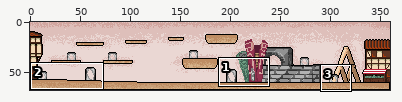
File history of a sprite sheet, assets/sprite/biscuitlandrefined.png. Above, an overview of the earlier version with the close-up marked.
Close-up. Before:
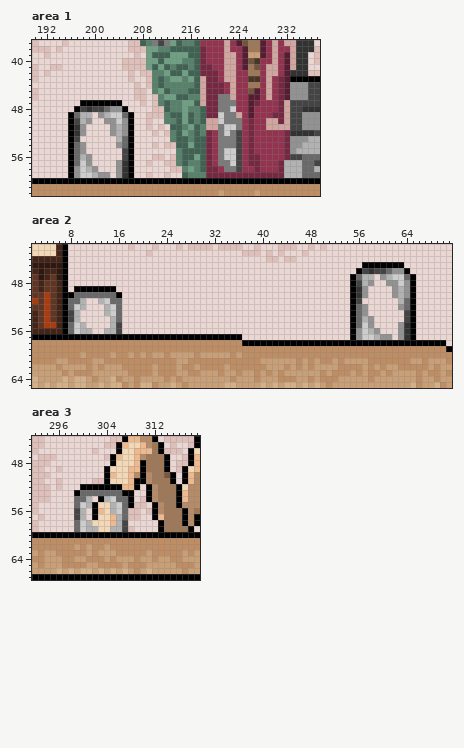
The file is 360x68 pixels. Colours within 5 levels of each other are drawn and written as one. Shown: area 1: x 190..237, y 37..62; area 2: x 2..71, y 42..65; area 3: x 292..319, y 44..67.
New version:
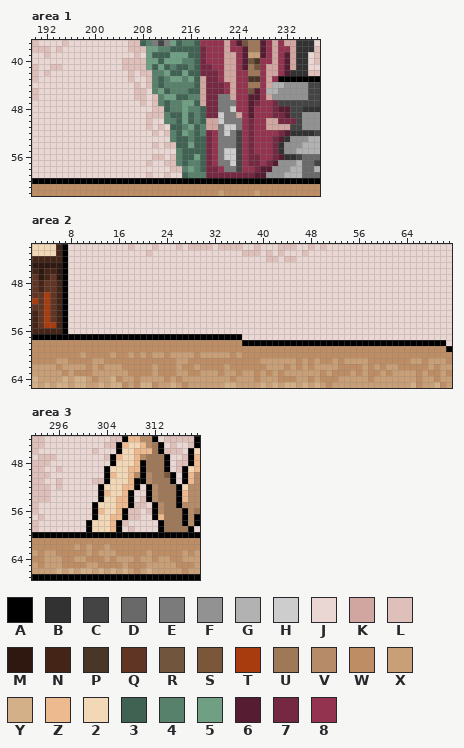
Palette (. is transparent): A #000000  B #323232  C #444444  D #696969  E #7b7b7b  F #929292  G #b2b2b2  H #cdcdcd  J #ead7d3  K #d2a6a0  L #debfba  M #2e180f  N #442417  P #493626  Q #603523  R #72553d  S #7b5739  T #a83c0e  U #9f7858  V #b68b67  W #be8d64  X #c99f77  Y #d4b089  Z #edb98e  2 #f2d8b6  3 #406253  4 #58816c  5 #70a084  6 #561c32  7 #752841  8 #93334f
What changed:
Area 1:
y 43: x 231..232 76 -> AA
y 44: x 230..232 876 -> GGF
y 45: x 229..232 K876 -> GGFF
y 46: x 230..232 876 -> FFF
y 47: x 198..204 AAAAAAA -> JJJJJJJ; x 230..232 87K -> 7CC
y 48: x 197..205 ACBCCDFFA -> JJJJJJJJJ; x 230..232 87K -> 766
y 49: x 196..199 ADGG -> JJJJ; x 201..206 FGHHDA -> JJJJJJ; x 232 K -> 6
y 50: x 196..199 ACGF -> JJJJ; x 202..206 FFHFA -> JJJJJ; x 232..233 KC -> 77
y 51: x 196..198 ABF -> JJJ; x 203..206 FGFA -> JJJJ
y 52: x 196..198 ABF -> JJJ; x 203..206 FGFA -> JJJJ; x 231..232 87 -> 76
y 53: x 196..197 AC -> JJ; x 204..206 GDA -> JJJ; x 230..232 887 -> 76B
y 54: x 196..198 ADF -> JJJ; x 204..206 FDA -> JJJ; x 230..232 887 -> 7BF
y 55: x 196..198 ADF -> JJJ; x 205..206 CA -> JJ; x 230..232 887 -> 7BF
y 56: x 196..199 ADGF -> JJJJ; x 205..206 CA -> JJ; x 230..233 887C -> 76BB
y 57: x 196..199 ADHF -> JJJJ; x 204..206 FBA -> JJJ; x 229..233 887GG -> 76FFF
y 58: x 196..200 AFHGF -> JJJJJ; x 204..206 FBA -> JJJ; x 228..232 8887G -> 66FFF
y 59: x 196..202 AFHHGFF -> JJJJJJJ; x 204..206 FBA -> JJJ; x 227..231 77777 -> 66FFF
Area 2:
y 45: x 57..63 AAAAAAA -> JJJJJJJ
y 46: x 56..64 ACBCCDFFA -> JJJJJJJJJ
y 47: x 55..58 ADGG -> JJJJ; x 60..65 FGHHDA -> JJJJJJ
y 48: x 55..58 ACGF -> JJJJ; x 61..65 FFHFA -> JJJJJ
y 49: x 9..15 AAAAAAA -> JJJJJJJ; x 55..57 ABF -> JJJ; x 62..65 FGFA -> JJJJ
y 50: x 8..16 ADDDDDDDA -> JJJJJJJJJ; x 55..57 ABF -> JJJ; x 62..65 FGFA -> JJJJ
y 51: x 8..10 DDG -> JJJ; x 13..16 GHDD -> JJJJ; x 55..56 AC -> JJ; x 63..65 GDA -> JJJ
y 52: x 8..10 DHG -> JJJ; x 14..16 GHD -> JJJ; x 55..57 ADF -> JJJ; x 63..65 FDA -> JJJ
y 53: x 8..9 CG -> JJ; x 14..16 GHD -> JJJ; x 55..57 ADF -> JJJ; x 64..65 CA -> JJ
y 54: x 8..9 CG -> JJ; x 15..16 GD -> JJ; x 55..58 ADGF -> JJJJ; x 64..65 CA -> JJ
y 55: x 8..10 DHG -> JJJ; x 15..16 GC -> JJ; x 55..58 ADHF -> JJJJ; x 63..65 FBA -> JJJ
y 56: x 8..11 DHGG -> JJJJ; x 14..16 GGC -> JJJ; x 55..59 AFHGF -> JJJJJ; x 63..65 FBA -> JJJ
y 57: x 55..61 AFHHGFF -> JJJJJJJ; x 63..65 FBA -> JJJ
Area 3:
y 52: x 300..302 AAA -> JJJ; x 304..306 AAA -> 222
y 53: x 299..307 ADDDDDDDA -> JJJJAZ22Z
y 54: x 299..301 DDG -> JJJ; x 304..307 GHDD -> 22ZZ
y 55: x 299..301 DHG -> JJJ; x 305..307 GHD -> 2ZZ
y 56: x 299..300 CG -> JJ; x 305..307 GHD -> 2ZA
y 57: x 299..300 CG -> JJ; x 306..307 GD -> ZA
y 58: x 299..301 DHG -> JJA; x 306..307 GC -> AL
y 59: x 299..302 DHGG -> JJA2; x 305..307 GGC -> ZAJ
Boxes around the changes in both close-ups, in picture pixels (x1, y1, x2, y2):
changed: (254, 76, 296, 178)
changed: (68, 100, 134, 178)
changed: (350, 262, 416, 340)
changed: (68, 286, 122, 334)
changed: (74, 484, 128, 532)
